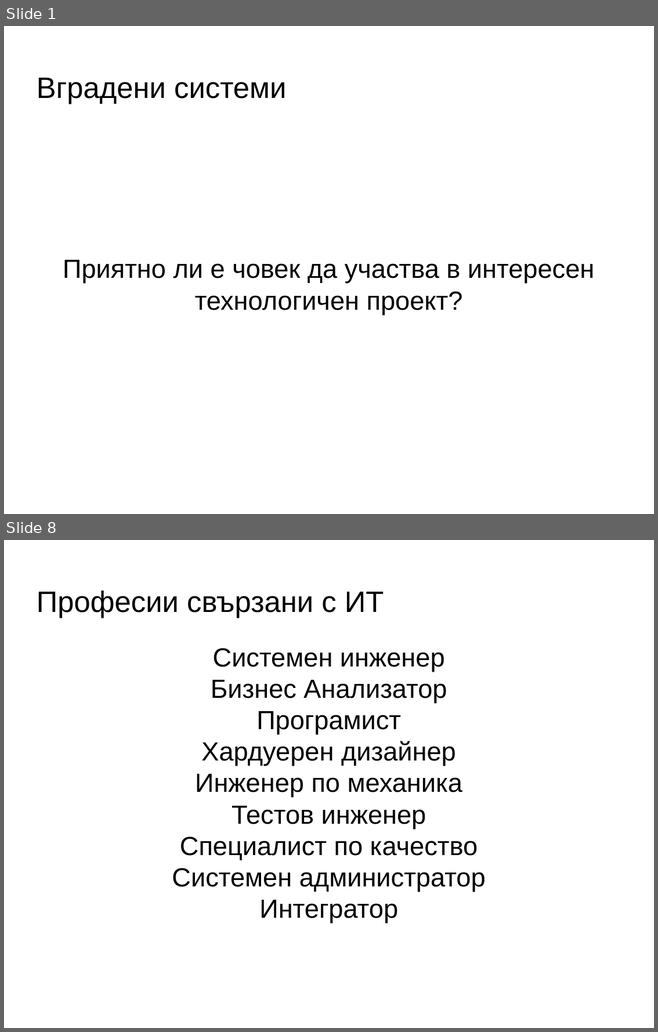
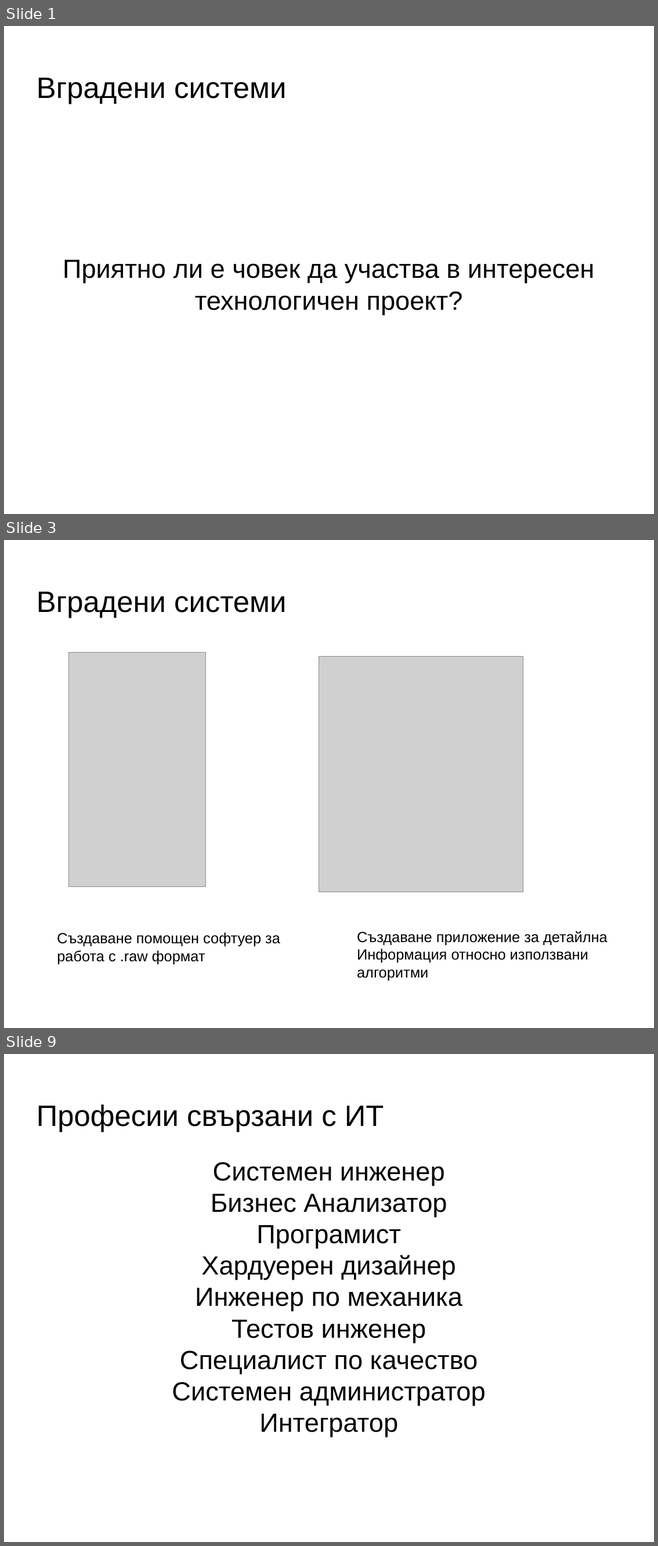
Before and after one commit to PavelKanazirev/RoleModelsInitiative, a slide deck: MentorSchoolEmbeddedSystems.odp. Shown one above the other, each under a label of ours: slides 1 and 8 before the commit, slides 1, 3 and 9 after it; the slides between them are not shown. The pictures are 658x1032 and 658x1546 pixels, drawn with LibreOffice and Linux fonts; fonts in the diff are those of the drawing; grey boxes stand for pictures; background and template pictures are left out. Boxes give left, top, right and bottom in pixels: in the first picture for what was removed or moved away, otherwise in the second. Text is boxed around its words. In the diff, an @@ line names an element or a change of style, - is before the commit and + after.

```diff
--- a/MentorSchoolEmbeddedSystems.odp
+++ b/MentorSchoolEmbeddedSystems.odp
@@ slide 3 added at [4,540,654,1028], background picture (left out) @@
@@ title added at [36,592,286,618], 36 pt, text #000000 @@
+Вградени системи
@@ picture added at [69,652,206,887] @@
@@ picture added at [319,656,523,892] @@
@@ text added at [57,932,280,964], 18 pt, text #000000 @@
+Създаване помощен софтуер за
+работа с .raw формат
@@ text added at [357,931,607,980], 18 pt, text #000000 @@
+Създаване приложение за детайлна
+Информация относно използвани
+алгоритми
@@ what was slide 8 is now slide 9 @@
```
Also in this commit, not shown: 3 slides changed, 5 other slides added, 5 slides removed, 1 other file.
